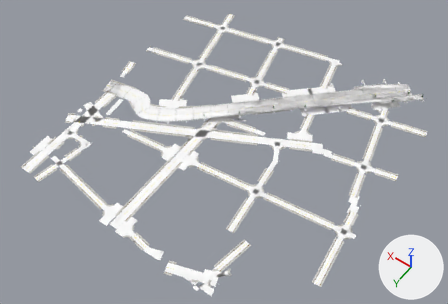
An edit to the glTF model game/assets/city/roads/roads_-2_0.gltf, drawn before and after from the same camera.
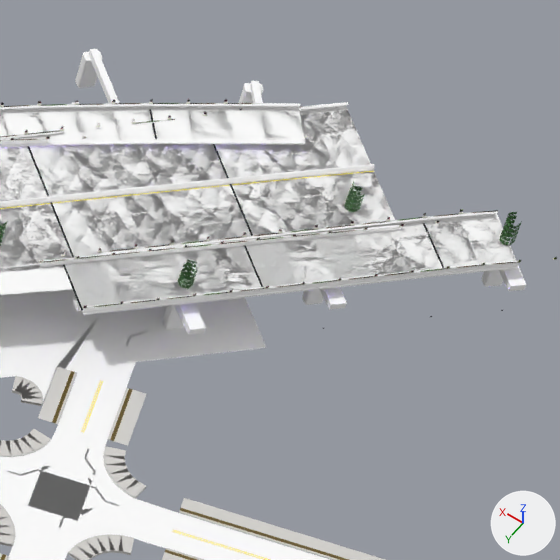
The first picture shows the older version from a 50 mm lens placed at (-1139.0, 295.0, 805.0), pointed at (-766.0, -227.0, -15.0). The close-ups show the older and then the newer version on the part from 84% to 95% of the width and 25% to 42% of the height of that picture. Only the edits that show in the close-ups are written down. Arrows for +X, +Y and +Z are at lower right; the lights stay in place. Objects named as collision shapes, trigger or cutter boxes, shadow casters or lower levels of detail are left out. Vertices at exactly the same position are counted once.

Objects in the first close-up: 'roads_-2_0_Road_Ivy', 'roads_-2_0_Road_Tactile_Strip', 'roads_-2_0_SH_concrete_barrier', 'roads_-2_0_SH_concrete_pier', 'roads_-2_0_SH_kerb', 'roads_-2_0_SH_road_marking_white', 'roads_-2_0_SH_sidewalk', 'roads_-2_0_SH_wet_asphalt', 'roads_-2_0_planter_row_ramp_rt_wb_nb' and 11 more.
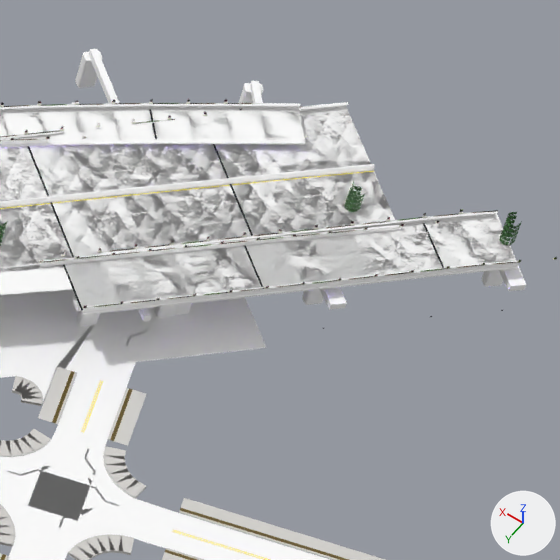
The change, as a list of edits to the scene's bpy script:
```text
Change me_roads__2_0_road_ivy:
    used by ob_roads__2_0_road_ivy; location = (0.0, 0.0, 0.0)
    remove me_roads__2_0_road_ivy.from_pydata(...)  # 288 vertices, 144 faces; spans x -989.0..-702.0, y -513.0..-255.0, z 8.0..16.0
    add me_roads__2_0_road_ivy.from_pydata(...)  # 252 vertices, 126 faces; spans x -989.0..-702.0, y -513.0..-255.0, z 8.0..16.0
    me_roads__2_0_road_ivy part 1: 9 loose pieces with 36 vertices, spanning x -951.0..-949.0, y -474.0..-472.0, z 10.0..14.0, are deleted
    other edits to the shape of me_roads__2_0_road_ivy do not show in these pictures
Change me_roads__2_0_sh_concrete_pier:
    used by ob_roads__2_0_sh_concrete_pier; location = (0.0, 0.0, 0.0)
    remove me_roads__2_0_sh_concrete_pier.from_pydata(...)  # 2104 vertices, 3472 faces; spans x -994.0..-514.0, y -525.0..-194.0, z -2.0..11.0
    add me_roads__2_0_sh_concrete_pier.from_pydata(...)  # 2108 vertices, 3476 faces; spans x -994.0..-514.0, y -525.0..-194.0, z -2.0..11.0
    me_roads__2_0_sh_concrete_pier part 2: the loose piece of 24 vertices spanning x -952.0..-948.0, y -475.0..-472.0, z 0.0..6.0 is copied, and the copy is moved by (12.0, 7.0, 0.0); it spans x -940.0..-937.0, y -467.0..-464.0, z 0.0..6.0
    me_roads__2_0_sh_concrete_pier part 3
    27 vertices are removed from x -956.0..-944.0, y -480.0..-466.0, z 6.0..8.0
    52 faces are deleted
    25 vertices move from x -955.0..-948.0, y -475.0..-466.0, z 0.0..6.0 to x -949.0..-946.0, y -476.0..-465.0, z 0.0..6.0
    7 vertices are added at x -948.0..-938.0, y -476.0..-465.0, z 6.0..8.0
    12 new faces join them
    other edits to the shape of me_roads__2_0_sh_concrete_pier do not show in these pictures
```

Changed parts and their boxes (x1, y1, x2, y2) in the close-ups (560 x 560 px):
'roads_-2_0_SH_concrete_pier', reshaped: before (0, 49, 526, 335); after (0, 49, 526, 326)
'roads_-2_0_Road_Ivy', reshaped: before (0, 181, 522, 289); after (0, 181, 522, 246)
part 1 of me_roads__2_0_road_ivy, deleted: before (178, 260, 198, 289)
part 2 of me_roads__2_0_sh_concrete_pier, added: after (77, 311, 100, 326)
part 3 of me_roads__2_0_sh_concrete_pier, cut back: before (162, 303, 206, 335); after (138, 305, 177, 322)
